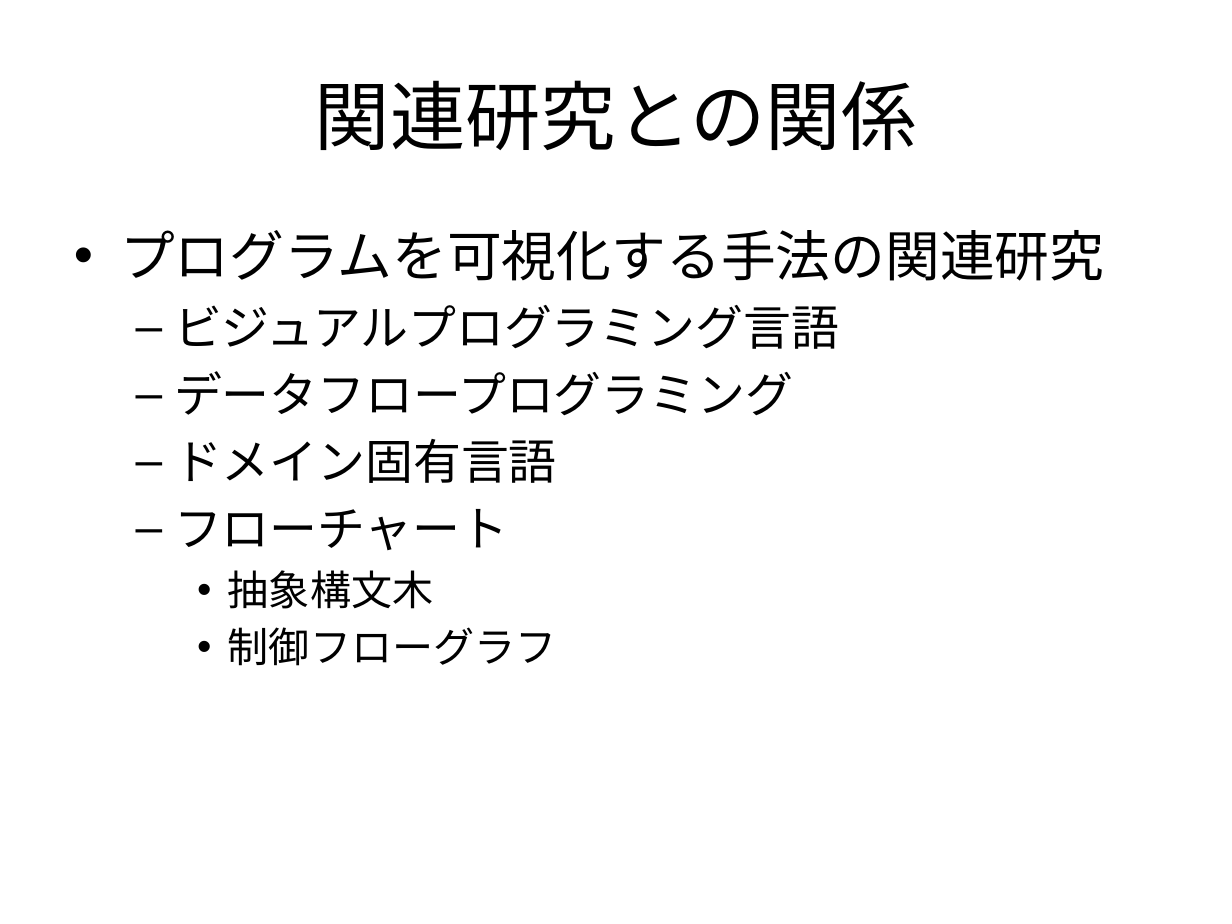
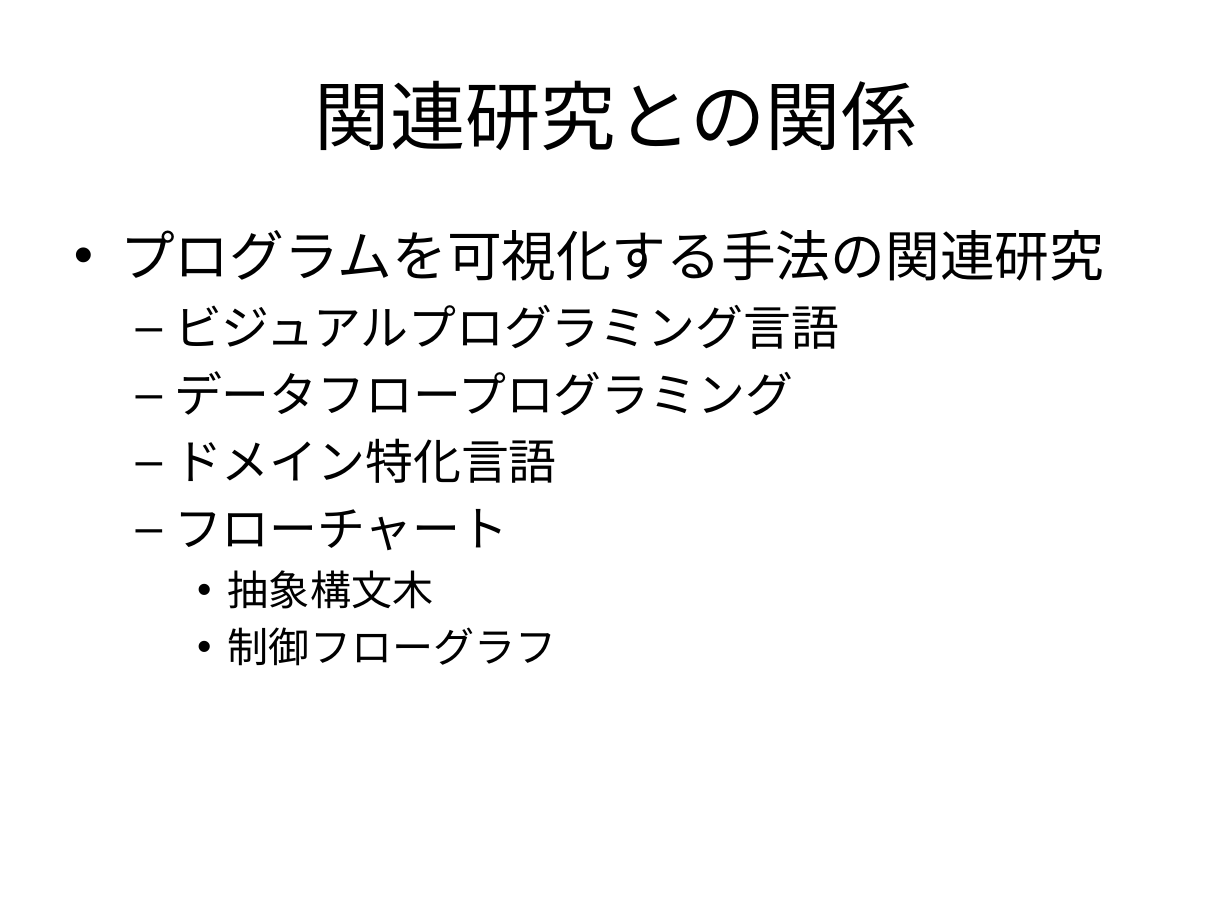
Before and after one commit to f-akazawa/akaz_uecdevelop, a slide deck: slide 13 of doc/20141009親ゼミ用.pptx. Drawn at 1232x924 pixels with LibreOffice and Linux fonts; fonts in the diff are those of the drawing. Boxes give left, top, right and bottom in pixels: in the first picture for what was removed or moved away, otherwise in the second. Text is boxed around its words. In the diff, an @@ line names an element or a change of style, - is before the commit and + after.

Commit message:
親ゼミ資料におまけ追加
Github使おうよネタイントロ追加

```diff
--- a/doc/20141009親ゼミ用.pptx
+++ b/doc/20141009親ゼミ用.pptx
@@ text at <box>174,438,557,483</box>: text changed @@
-  – ドメイン固有言語
+  – ドメイン特化言語
```
Also in this commit, not shown: 9 other slides changed, 9 slides added.
